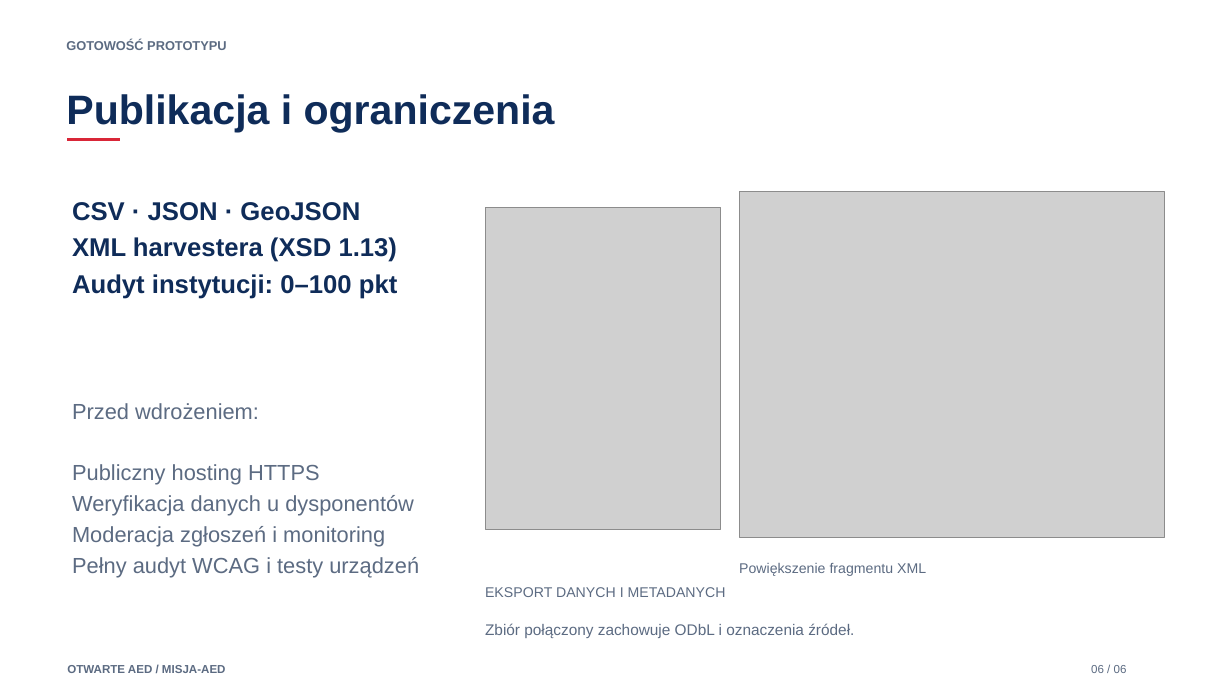
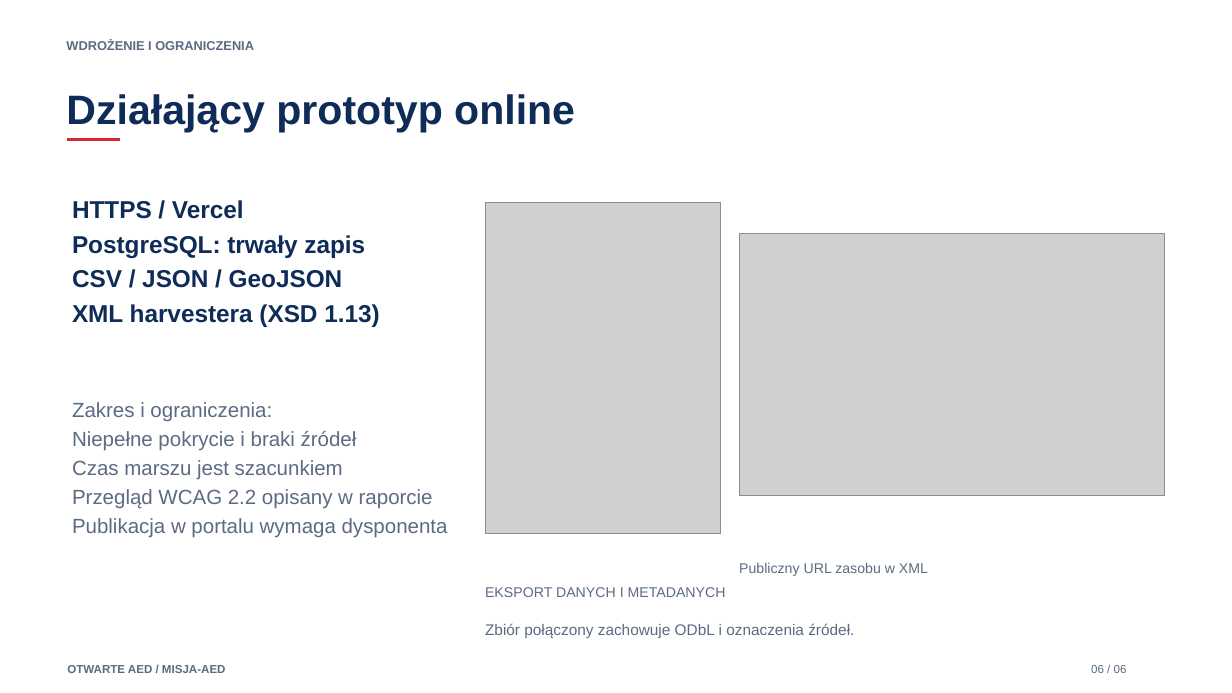
Before and after one commit to Benzo303/otwarte-aed, a slide deck: slide 6 of docs/prezentacja_otwarte_aed.pptx. Drawn at 1232x693 pixels with LibreOffice and Linux fonts; fonts in the diff are those of the drawing; grey boxes stand for pictures. Boxes give left, top, right and bottom in pixels: in the first picture for what was removed or moved away, otherwise in the second. Text is boxed around its words. In the diff, an @@ line names an element or a change of style, - is before the commit and + after.

Commit message:
Uaktualnij materiały konkursowe i raport WCAG
Aktualny opis HTTPS/Vercel/PostgreSQL, prezentacja PPTX/PDF z dowodem publicznych URL, raport 13 scenariuszy WCAG i testów klawiatury. ZIP zawiera 131 aktualnych plików, moduły chmurowe, seed i manifest SHA-256. Zachowano jawne ograniczenia przeglądu i wymagane zatwierdzenie pracy przez zespół.

```diff
--- a/docs/prezentacja_otwarte_aed.pptx
+++ b/docs/prezentacja_otwarte_aed.pptx
@@ text at <box>66,41,254,50</box>: text changed @@
-GOTOWOŚĆ PROTOTYPU
+WDROŻENIE I OGRANICZENIA
@@ text at <box>66,94,575,133</box>: text changed @@
-Publikacja i ograniczenia
+Działający prototyp online
@@ text at <box>72,200,365,288</box>: text changed; size 20 to 19 pt @@
-CSV · JSON · GeoJSON
+HTTPS / Vercel
+PostgreSQL: trwały zapis
+CSV / JSON / GeoJSON
@@ picture: place and size @@
-picture at <box>485,207,721,529</box>
+picture at <box>485,202,721,533</box>
@@ picture: place and size @@
-picture at <box>739,191,1165,537</box>
+picture at <box>739,234,1165,496</box>
@@ text at <box>72,274,398,299</box>: paragraph removed @@
-Audyt instytucji: 0–100 pkt
@@ text at <box>72,304,379,327</box>: size 20 to 19 pt in "XML harvestera (XSD 1.13)" @@
@@ text at <box>72,402,448,538</box>: text changed; size 17 to 16 pt @@
-Przed wdrożeniem:
-Publiczny hosting HTTPS
-Weryfikacja danych u dysponentów
-Moderacja zgłoszeń i monitoring
-Pełny audyt WCAG i testy urządzeń
+Zakres i ograniczenia:
+Niepełne pokrycie i braki źródeł
+Czas marszu jest szacunkiem
+Przegląd WCAG 2.2 opisany w raporcie
+Publikacja w portalu wymaga dysponenta
@@ text at <box>739,563,928,576</box>: text changed @@
-Powiększenie fragmentu XML
+Publiczny URL zasobu w XML
```
Also in this commit, not shown: 1 other slide changed, 12 other files.
